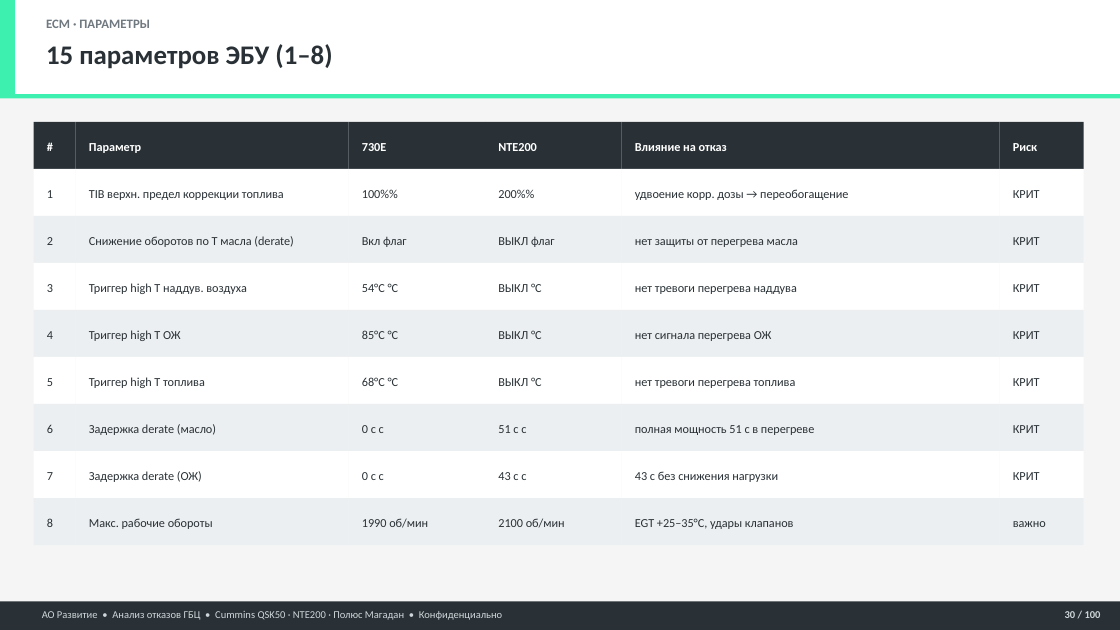
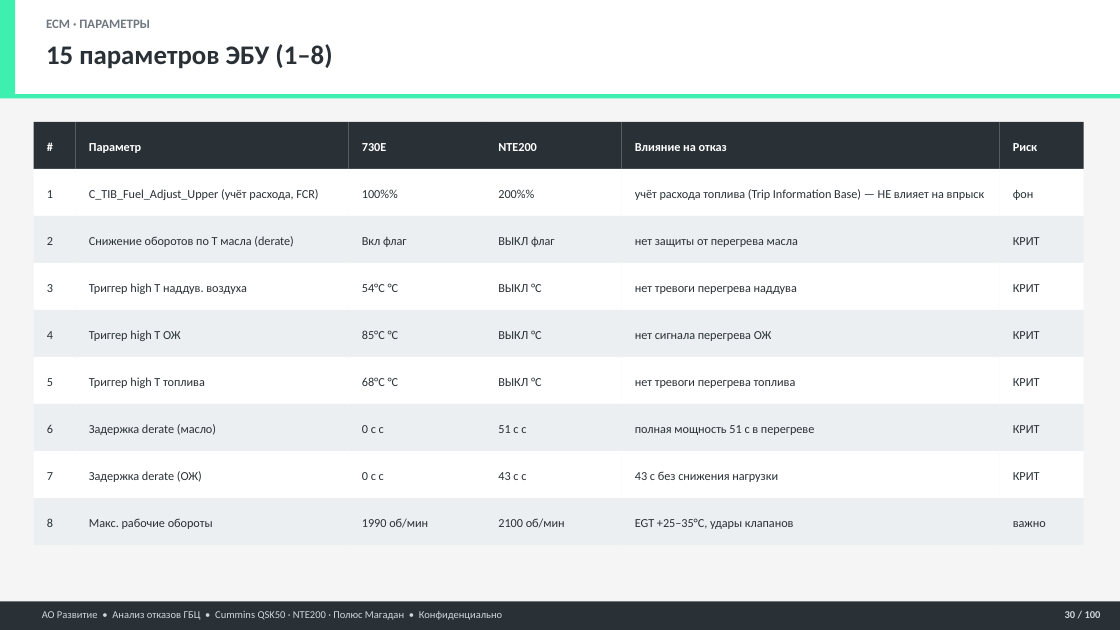
Before and after one commit to victorekuznetsov/NTE200, a slide deck: slide 30 of 05 Отчёты/Презентации/Анализ_ГБЦ_QSK50_NTE200_БОЛЬШОЙ.pptx. Drawn at 1120x630 pixels with LibreOffice and Linux fonts; fonts in the diff are those of the drawing. Boxes give left, top, right and bottom in pixels: in the first picture for what was removed or moved away, otherwise in the second. Text is boxed around its words. In the diff, an @@ line names an element or a change of style, - is before the commit and + after.

```diff
--- a/05 Отчёты/Презентации/Анализ_ГБЦ_QSK50_NTE200_БОЛЬШОЙ.pptx
+++ b/05 Отчёты/Презентации/Анализ_ГБЦ_QSK50_NTE200_БОЛЬШОЙ.pptx
@@ text at box(89, 189, 318, 200): text changed @@
-TIB верхн. предел коррекции топлива
+C_TIB_Fuel_Adjust_Upper (учёт расхода, FCR)
@@ text at box(635, 189, 984, 200): text changed @@
-удвоение корр. дозы → переобогащение
+учёт расхода топлива (Trip Information Base) — НЕ влияет на впрыск
@@ text at box(1013, 189, 1034, 200): text changed @@
-КРИТ
+фон
```
Also in this commit, not shown: 15 other slides changed, 12 other files.
